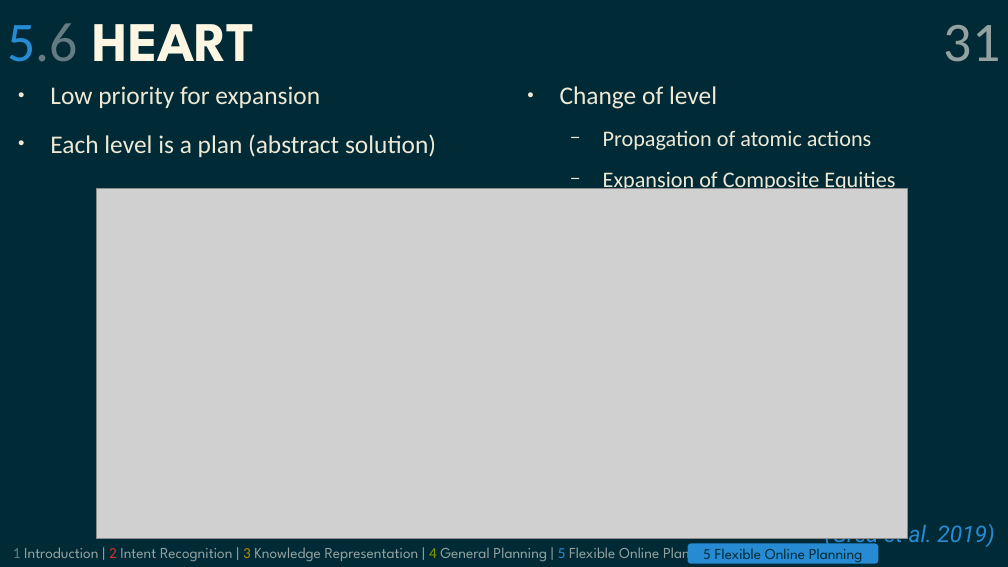
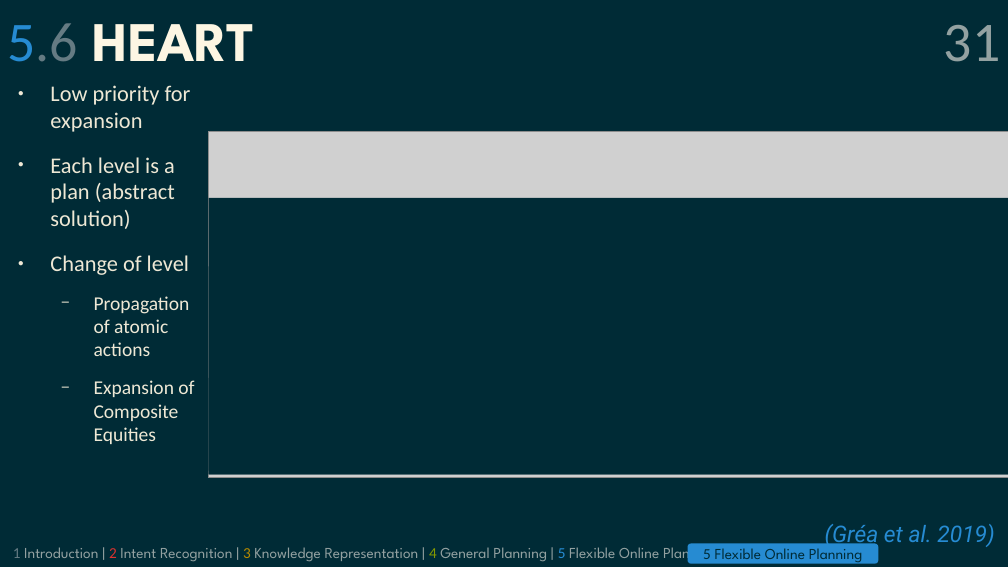
Before and after one commit to grea09/gennio, a slide deck: slide 31 of doc/defense.odp. Drawn at 1008x567 pixels with LibreOffice and Linux fonts; fonts in the diff are those of the drawing; grey boxes stand for pictures. Boxes give left, top, right and bottom in pixels: in the first picture for what was removed or moved away, otherwise in the second. Text is boxed around its words. In the diff, an @@ line names an element or a change of style, - is before the commit and + after.

```diff
--- a/doc/defense.odp
+++ b/doc/defense.odp
@@ text at [50, 85, 191, 229]: size 20 to 17.6 pt in "Low priority for expansion", "Each level is a plan (abstract solution)" @@
@@ text removed at [560, 86, 895, 193] @@
-● Change of level
-  − Propagation of atomic actions
-  − Expansion of Composite Equities
@@ picture: place and size @@
-picture at [97, 189, 907, 540]
+picture at [209, 132, 1008, 478]
@@ rectangle added at [209, 198, 1008, 475], fill #002B36 @@
@@ text at [50, 255, 194, 444]: paragraphs added @@
+● Change of level
+  − Propagation of atomic actions
+  − Expansion of Composite Equities
@@ rectangle added at [209, 266, 1008, 474], fill #002B36 @@
@@ rectangle added at [209, 378, 1008, 470], fill #002B36 @@
```
Also in this commit, not shown: 1 other slide changed, 2 other files.
